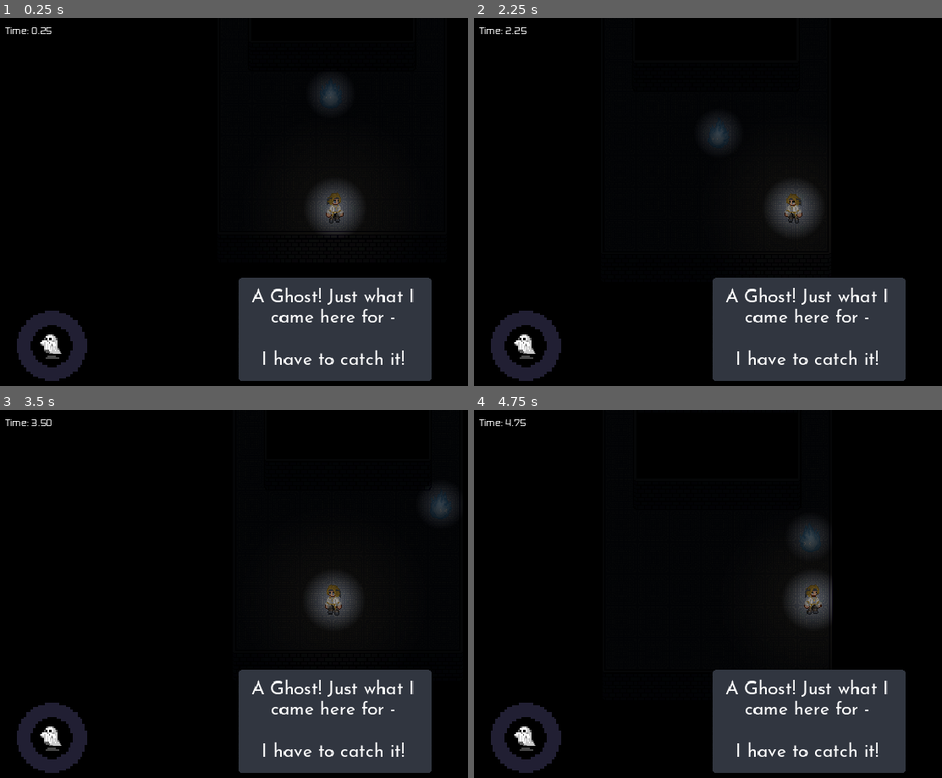
Above: before the commit, frames 1-4 (two rows, left to right).
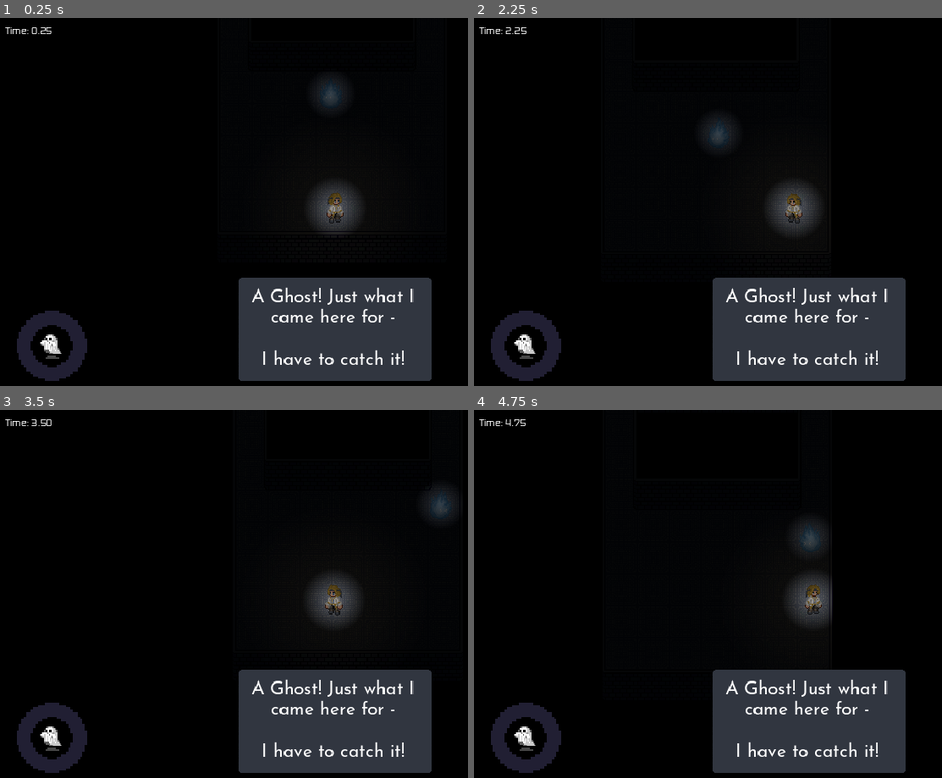
Above: after the commit, the same moments.

Repository: junyynyyn/Summer-Jam-2024
Game: Godot game, scene res://Scenes/Levels/Level1.tscn
Two runs of this game, one before a commit and one after it. Both use one fixed random seed, a clock stepped at 60 frames per second and the inputs below. This scene is started directly instead of the project's main scene.
Inputs (mouse positions are in pixels of both pictures, inside the frame that each line leads up to):
- Up to frame 1 (0.25 s): no input
- Up to frame 2 (2.25 s): tap E at 0.5, 2.1 s; move the mouse to (outside the picture) at 0.52 s; hold D (right) 0.53-1.25 s; tap W (up) at 0.6, 0.77, 1.07 s; click (outside the picture) at 0.67 s; tap Enter at 1.25, 2 s; drag from (675, 227) to (834, 202) at 1.27 s; move the mouse to (876, 124) at 2.02 s; hold A (left) from 2.03 s (still down)
- Up to frame 3 (3.5 s): tap W (up) at 2.3 s; release A (left) at 2.75 s; tap Enter at 2.75 s; drag from (299, 674) to (131, 542) at 2.77 s
- Up to frame 4 (4.75 s): tap Enter at 3.5, 4.25 s; move the mouse to (outside the picture) at 3.52 s; hold D (right) 3.53-4.25 s; tap W (up) at 3.6, 3.77, 4.07 s; drag from (605, 542) to (708, 505) at 4.27 s

The runs differ from the first frame. In frame 1, less than 0.1% of the frame differs, in the area x 69-74%, y 47-56%; in frame 2, less than 0.1%; in frame 3, less than 0.1%; in frame 4, less than 0.1%.

Commit message:
changed server app.py

Diff:
--- a/UniMelb Game Jam/Scenes/Menus/Credits.tscn
+++ b/UniMelb Game Jam/Scenes/Menus/Credits.tscn
@@ -69,10 +69,10 @@
 anchor_top = 0.5
 anchor_right = 0.5
 anchor_bottom = 0.5
-offset_left = -20.0
-offset_top = -20.0
-offset_right = 20.0
-offset_bottom = 20.0001
+offset_left = 556.0
+offset_top = 304.0
+offset_right = 596.0
+offset_bottom = 344.0
 grow_horizontal = 2
 grow_vertical = 2
 
--- a/UniMelb Game Jam/Scenes/Player/Player.tscn
+++ b/UniMelb Game Jam/Scenes/Player/Player.tscn
@@ -1,7 +1,7 @@
-[gd_scene load_steps=11 format=3 uid="uid://bumy4g8cy1waj"]
+[gd_scene load_steps=12 format=3 uid="uid://bumy4g8cy1waj"]
 
 [ext_resource type="Script" path="res://Scripts/Player/Player.gd" id="1_dn86b"]
-[ext_resource type="Texture2D" uid="uid://clygaf5xsfjun" path="res://Sprites/PlayerIdle.png" id="2_o7wg1"]
+[ext_resource type="Texture2D" uid="uid://bhp0o76dq8sup" path="res://Sprites/PlayerSprite64x64.png" id="2_kkxyh"]
 [ext_resource type="Texture2D" uid="uid://bhnnr6hg3dx32" path="res://Sprites/Light.png" id="3_vmks6"]
 [ext_resource type="Shader" path="res://Shader/Glow.gdshader" id="4_b8y0r"]
 
@@ -43,10 +43,27 @@
 "values": [0]
 }
 
+[sub_resource type="Animation" id="Animation_mj8ns"]
+resource_name = "Run"
+length = 0.6
+tracks/0/type = "value"
+tracks/0/imported = false
+tracks/0/enabled = true
+tracks/0/path = NodePath("Sprite2D:frame")
+tracks/0/interp = 1
+tracks/0/loop_wrap = true
+tracks/0/keys = {
+"times": PackedFloat32Array(0, 0.1, 0.2, 0.3, 0.4, 0.5),
+"transitions": PackedFloat32Array(1, 1, 1, 1, 1, 1),
+"update": 1,
+"values": [6, 7, 8, 9, 10, 11]
+}
+
 [sub_resource type="AnimationLibrary" id="AnimationLibrary_nhox1"]
 _data = {
 "Idle": SubResource("Animation_0s1bv"),
-"RESET": SubResource("Animation_8qw5v")
+"RESET": SubResource("Animation_8qw5v"),
+"Run": SubResource("Animation_mj8ns")
 }
 
 [sub_resource type="ShaderMaterial" id="ShaderMaterial_h43va"]
@@ -66,10 +83,11 @@
 shape = SubResource("RectangleShape2D_4a6i0")
 
 [node name="Sprite2D" type="Sprite2D" parent="."]
-position = Vector2(-0.500002, -0.500001)
+position = Vector2(1.19209e-07, -16)
 scale = Vector2(0.96875, 0.96875)
-texture = ExtResource("2_o7wg1")
+texture = ExtResource("2_kkxyh")
 hframes = 6
+vframes = 2
 
 [node name="GhostCollectionArea" type="Area2D" parent="."]
 collision_mask = 2
Binary file added: UniMelb Game Jam/Sprites/PlayerSprite64x64.png
Not shown, added: UniMelb Game Jam/Sprites/PlayerSprite64x64.png.import
Not shown, changed: Game Jam - Server/app.py
